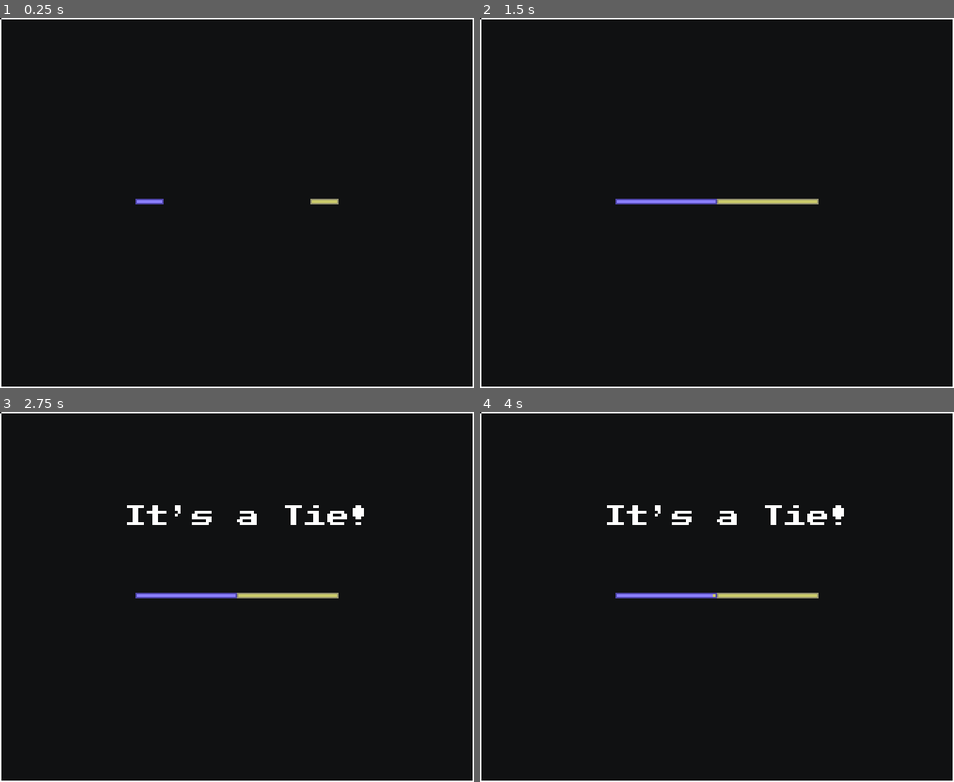
Above: before the commit, frames 1-4 (two rows, left to right).
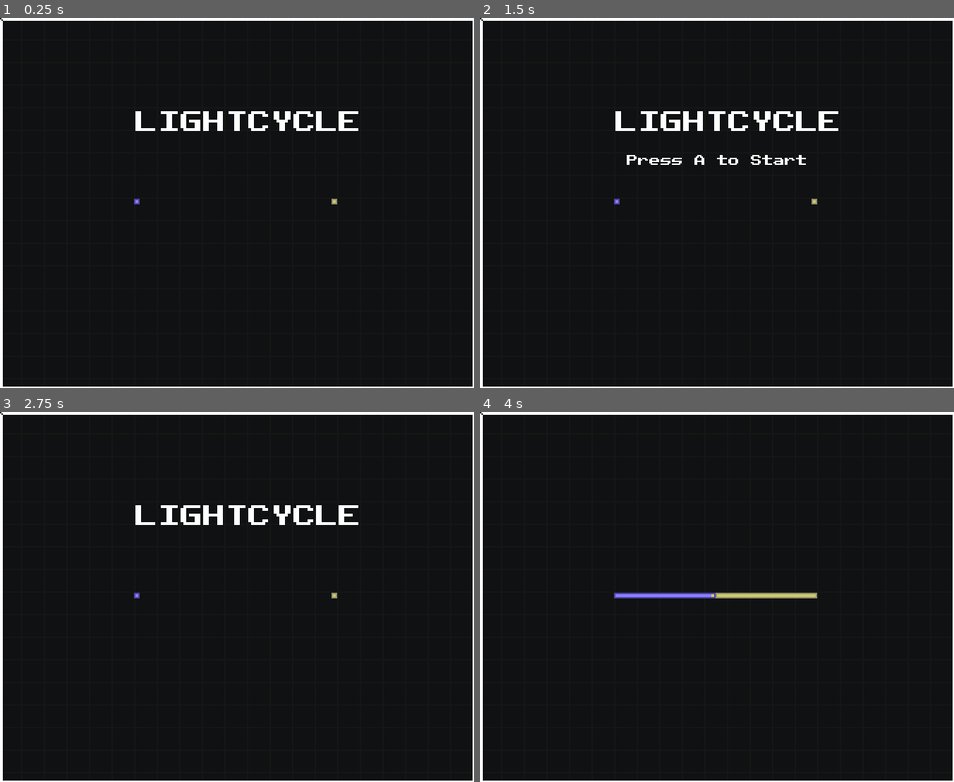
Above: after the commit, the same moments.

Repository: matthewkayin/lightcycle
Game: Godot game, scene res://main.tscn
Same seed, same stepped clock (60 frames per second), same inputs: the game is played once before the commit and once after it.
Inputs (mouse positions are in pixels of both pictures, inside the frame that each line leads up to):
- Up to frame 1 (0.25 s): no input
- Up to frame 2 (1.5 s): move the mouse to (821, 184) at 0.52 s; hold D (p1_right) 0.53-1.28 s; tap G (p1_b) at 0.6 s; click (821, 184) at 0.67 s; tap ' (p2_b) at 0.8, 1.35 s; tap A (p1_left) at 1.25 s; move the mouse to (622, 221) at 1.27 s; hold S (p1_down) from 1.28 s (still down)
- Up to frame 3 (2.75 s): tap G (p1_b) at 1.55 s; tap Space at 2 s; move the mouse to (284, 515) at 2.02 s; release S (p1_down) at 2.03 s; hold D (p1_right) from 2.03 s (still down); hold 1 (one_player) from 2.03 s (still down); tap ' (p2_b) at 2.3 s
- Up to frame 4 (4 s): move the mouse to (693, 671) at 2.77 s; release D (p1_right) at 2.78 s; release 1 (one_player) at 2.78 s; hold W (p1_up) 2.78-3.53 s; tap F (p1_a) at 2.85 s; click (693, 671) at 2.92 s; tap G (p1_b) at 3.05, 3.6 s; move the mouse to (859, 652) at 3.52 s; hold A (p1_left) from 3.53 s (still down); tap ' (p2_b) at 3.8 s

The runs differ from the first frame. In frame 1, 1.9% of the frame differs, in the area x 0-100%, y 0-100%; in frame 2, 2.7%; in frame 3, 2.6%; in frame 4, 1.5%.

Commit message:
polish and bugfixes

Diff:
--- a/background.gd
+++ b/background.gd
@@ -4,6 +4,14 @@
 const SCREEN_HEIGHT: int = 262
 
 func _draw():
+	var line_color = Color('#141714')
+	for y in range(0, SCREEN_HEIGHT, 16):
+		draw_line(Vector2(0, y), Vector2(SCREEN_WIDTH, y), line_color)
+	for x in range(0, SCREEN_WIDTH, 16):
+		draw_line(Vector2(x, 0), Vector2(x, SCREEN_HEIGHT), line_color)
+
 	var border_rect = Rect2(Vector2(1, 1), Vector2(SCREEN_WIDTH - 1, SCREEN_HEIGHT - 1))
+	var border_inside_rect = Rect2(Vector2(2, 2), Vector2(SCREEN_WIDTH - 2, SCREEN_HEIGHT - 2))
 	var border_color = Color('#fff')
 	draw_rect(border_rect, border_color, false)
+	draw_rect(border_inside_rect, border_color, false)
--- a/main.gd
+++ b/main.gd
@@ -6,8 +6,11 @@
 @onready var player2 = $player2
 @onready var label = $label
 @onready var death_sound = $death_sound
+@onready var subtitle = $sublabel
+@onready var subtitle_timer = $subtitle_timer
 
 enum State {
+	TITLE,
 	RUNNING,
 	GAME_OVER
 }
@@ -20,24 +23,46 @@
 const GRID_SIZE: int = GRID_WIDTH * GRID_HEIGHT
 
 var grid: Array[bool]
-var state: State = State.RUNNING
+var state: State = State.TITLE
 
 func _ready() -> void:
 	grid.resize(GRID_SIZE)
 	move_timer.timeout.connect(_on_timeout)
 	delay_timer.timeout.connect(_on_delay_timer_timeout)
-	self.set_running()
+	subtitle_timer.timeout.connect(_on_subtitle_timeout)
+	self.set_title()
 
 func _on_delay_timer_timeout():
 	label.visible = true
 
-func set_running():
-	label.text = ""
-	label.visible = false
+func start_subtitle_blink():
+	subtitle_timer.start(1.0)
+
+func stop_subtitle_blink():
+	subtitle_timer.stop()
+	self.subtitle.visible = false
+
+func _on_subtitle_timeout():
+	subtitle_timer.start(0.5)
+	self.subtitle.visible = not self.subtitle.visible
+
+func reset_players():
 	player1.setup(CELL_SIZE)
 	player2.setup(CELL_SIZE)
 	grid.resize(GRID_SIZE)
 	grid.fill(false)
+
+func set_title():
+	self.label.text = "LIGHTCYCLE"
+	self.reset_players()
+	self.stop_subtitle_blink()
+	self.start_subtitle_blink()
+
+func set_running():
+	self.reset_players()
+	self.stop_subtitle_blink()
+	label.text = ""
+	label.visible = false
 	self.state = State.RUNNING
 	self.move_timer.start()
 
@@ -46,9 +71,10 @@
 	self.delay_timer.start()
 	self.move_timer.stop()
 	self.state = State.GAME_OVER
+	self.start_subtitle_blink()
 
 func is_in_bounds(cell: Vector2i) -> bool:
-	return !(cell.x < 1 || cell.y < 1 || cell.x >= GRID_WIDTH - 1 || cell.y >= GRID_HEIGHT - 1)
+	return !(cell.x < 1 || cell.y < 1 || cell.x >= GRID_WIDTH || cell.y >= GRID_HEIGHT)
 
 func is_blocked(cell: Vector2i) -> bool:
 	if !is_in_bounds(cell):
@@ -73,8 +99,15 @@
 
 func _process(_delta: float) -> void:
 	var a_button_pressed = Input.is_action_just_pressed("p1_a") || Input.is_action_just_pressed("p2_a")
-	if self.state == State.GAME_OVER && a_button_pressed:
-		self.set_running()
+	var b_button_pressed = Input.is_action_just_pressed("p1_b") || Input.is_action_just_pressed("p2_b")
+	if self.state == State.TITLE:
+		if a_button_pressed:
+			self.set_running()
+	if self.state == State.GAME_OVER:
+		if a_button_pressed:
+			self.set_running()
+		elif b_button_pressed:
+			self.set_title()
 
 func _draw():
 	var border_rect = Rect2(Vector2(1, 1), Vector2(SCREEN_WIDTH - 1, SCREEN_HEIGHT - 1))
--- a/main.tscn
+++ b/main.tscn
@@ -99,6 +99,10 @@
 [sub_resource type="LabelSettings" id="LabelSettings_fixqm"]
 font = ExtResource("2_0xm2m")
 
+[sub_resource type="LabelSettings" id="LabelSettings_kek77"]
+font = ExtResource("2_0xm2m")
+font_size = 8
+
 [node name="scene" type="Node2D" unique_id=864486268]
 script = ExtResource("1_h2yge")
 
@@ -111,11 +115,15 @@
 [node name="delay_timer" type="Timer" parent="." unique_id=1914887210]
 wait_time = 0.5
 
+[node name="subtitle_timer" type="Timer" parent="." unique_id=1219892587]
+wait_time = 0.5
+
 [node name="move_timer" type="Timer" parent="." unique_id=135127577]
 wait_time = 0.06
 
 [node name="player1" type="Node2D" parent="." unique_id=1824841389]
 texture_filter = 1
+position = Vector2(-1, 0)
 script = ExtResource("3_h2yge")
 player = "p1"
 starting_direction = Vector2i(1, 0)
@@ -133,6 +141,7 @@
 sprite_frames = SubResource("SpriteFrames_fixqm")
 
 [node name="player2" type="Node2D" parent="." unique_id=1970382759]
+position = Vector2(-1, 0)
 script = ExtResource("3_h2yge")
 player = "p2"
 starting_direction = Vector2i(-1, 0)
@@ -161,7 +170,24 @@
 offset_bottom = 87.0
 grow_horizontal = 2
 grow_vertical = 2
+text = "LIGHTCYCLE"
 label_settings = SubResource("LabelSettings_fixqm")
+horizontal_alignment = 1
+
+[node name="sublabel" type="Label" parent="." unique_id=1664892677]
+anchors_preset = 8
+anchor_left = 0.5
+anchor_top = 0.5
+anchor_right = 0.5
+anchor_bottom = 0.5
+offset_left = 56.0
+offset_top = 96.0
+offset_right = 280.0
+offset_bottom = 119.0
+grow_horizontal = 2
+grow_vertical = 2
+text = "Press A to Start"
+label_settings = SubResource("LabelSettings_kek77")
 horizontal_alignment = 1
 
 [node name="death_sound" type="AudioStreamPlayer" parent="." unique_id=1510842910]
--- a/player.gd
+++ b/player.gd
@@ -10,6 +10,7 @@
 var CELL_SIZE: int
 var tail: Array[Vector2i] = []
 var direction: Vector2i
+var previous_step_direction: Vector2i
 var color: Color
 var is_dead: bool
 
@@ -58,6 +59,7 @@
 	self.CELL_SIZE = with_cell_size
 	debug_head.visible = false
 	direction = starting_direction
+	previous_step_direction = starting_direction
 	var cell = Vector2i(debug_head.position) / CELL_SIZE
 	self.tail = [cell]
 	self.is_dead = false
@@ -73,6 +75,7 @@
 		self.death_anim.position = Vector2(next * CELL_SIZE) + Vector2(CELL_SIZE / 2, CELL_SIZE / 2)
 		self.play_death_animation()
 		return
+	previous_step_direction = direction
 	grid.set_blocked(next, true)
 	tail.push_back(next)
 	queue_redraw()
@@ -81,7 +84,7 @@
 	for direction_index in range(4):
 		if Input.is_action_just_pressed(DIRECTION_INPUTS[direction_index]):
 			var target_direction = DIRECTION_VECTOR2I[direction_index]
-			if target_direction != direction * -1:
+			if target_direction != previous_step_direction * -1:
 				direction = target_direction
 
 func get_frame_index(index: int) -> int:
Not shown, added: turn1.WAV.import
Not shown, added: turn2.WAV.import
Not shown, added: turn3.WAV.import
Not shown, added: turn1.WAV
Not shown, added: turn2.WAV
Not shown, added: turn3.WAV
